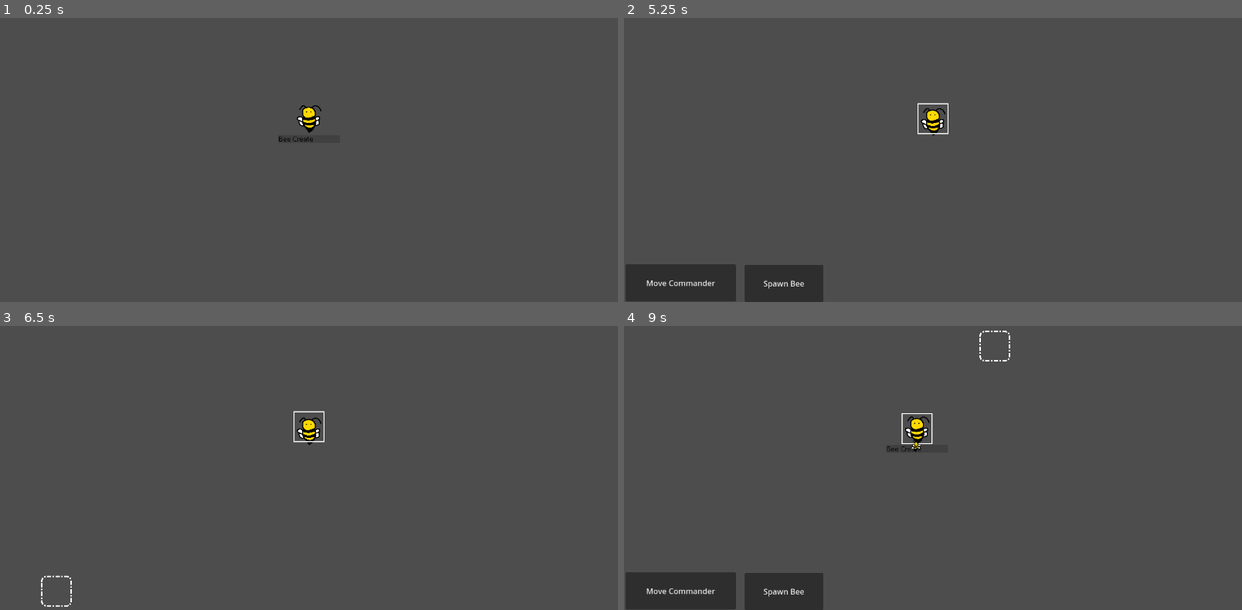
Above: before the commit, frames 1-4 (two rows, left to right).
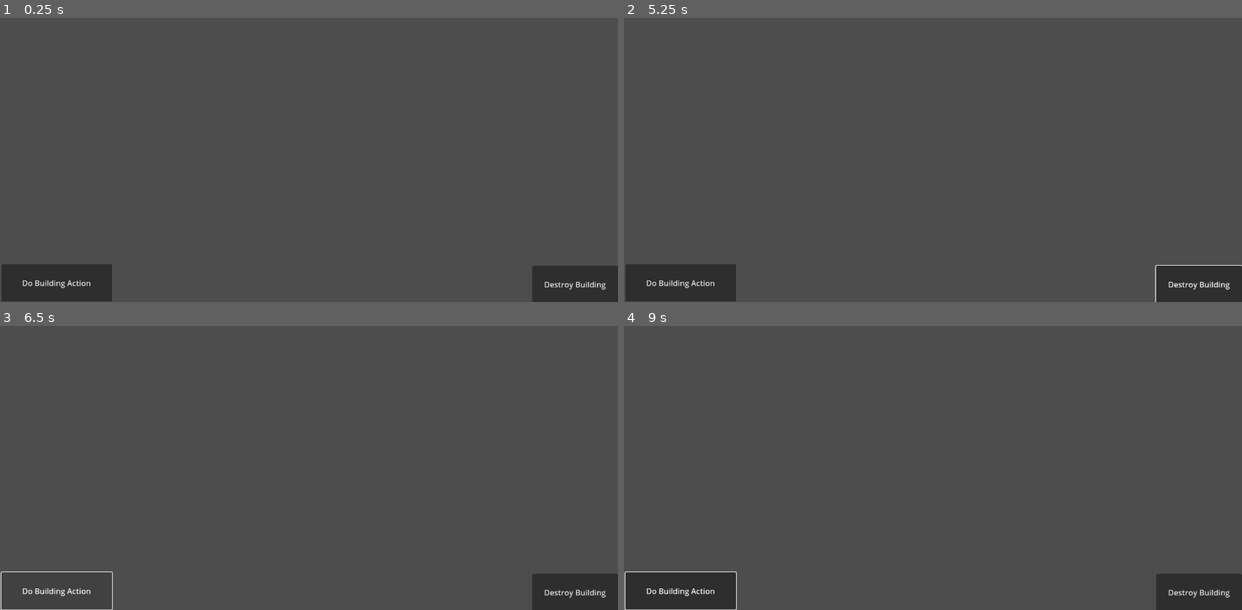
Above: after the commit, the same moments.

Repository: SHyguymoll/EGDxSGDASpring2023
Game: Godot game, scene res://scenes/Main.tscn
The game is run twice, just before and just after one commit, with the same random seed, the same clock (stepped at 60 frames per second) and the same inputs.
Inputs (mouse positions are in pixels of both pictures, inside the frame that each line leads up to):
- Up to frame 1 (0.25 s): no input
- Up to frame 2 (5.25 s): click (679, 282) at 0.5 s, where only the run after the commit has a clickable "Do Building Action"; click (1198, 284) at 1.25 s, where only the run after the commit has a clickable "Destroy Building"; click (679, 282) at 2 s, where only the run after the commit has a clickable "Do Building Action"; click (1198, 284) at 2.75 s, where only the run after the commit has a clickable "Destroy Building"; click (679, 282) at 3.5 s, where only the run after the commit has a clickable "Do Building Action"; click (1198, 284) at 4.25 s, where only the run after the commit has a clickable "Destroy Building"; move the mouse to (933, 117) at 5.02 s; click (933, 117) at 5.17 s
- Up to frame 3 (6.5 s): click (55, 590) at 5.75 s, where only the run before the commit has a clickable "Move Commander"
- Up to frame 4 (9 s): move the mouse to (809, 445) at 6.52 s; click (809, 445) at 6.67 s; click (784, 590) at 7.25 s, where only the run before the commit has a clickable "Spawn Bee"; click (679, 590) at 8 s, where only the run before the commit has a clickable "Move Commander"; move the mouse to (994, 345) at 8.77 s; click (994, 345) at 8.92 s

The runs differ from the first frame. In frame 1, 4.2% of the frame differs, in the area x 0-100%, y 30-100%; in frame 2, 3.9%; in frame 3, 2.4%; in frame 4, 4.1%.
Error after the commit: Parse Error: Function "create_bee()" not found in base self. (res://scripts/GameState/Main.gd:75)

Commit message:
Canceling, Commander knockdown, building, create()

Diff:
--- a/project.godot
+++ b/project.godot
@@ -25,6 +25,14 @@
 version_control/plugin_name="GitPlugin"
 version_control/autoload_on_startup=true
 
+[input]
+
+Cancel={
+"deadzone": 0.5,
+"events": [Object(InputEventKey,"resource_local_to_scene":false,"resource_name":"","device":0,"window_id":0,"alt_pressed":false,"shift_pressed":false,"ctrl_pressed":false,"meta_pressed":false,"pressed":false,"keycode":0,"physical_keycode":4194308,"key_label":0,"unicode":0,"echo":false,"script":null)
+]
+}
+
 [layer_names]
 
 2d_physics/layer_1="world"
--- a/scenes/Main.tscn
+++ b/scenes/Main.tscn
@@ -10,6 +10,7 @@
 follow_viewport_enabled = true
 
 [node name="Bee_Controls" type="Control" parent="GUI"]
+visible = false
 layout_mode = 3
 anchors_preset = 12
 anchor_top = 1.0
@@ -46,13 +47,80 @@
 grow_vertical = 2
 text = "Spawn Bee"
 
+[node name="UseAbility" type="Button" parent="GUI/Bee_Controls"]
+layout_mode = 1
+anchors_preset = -1
+anchor_left = 0.265
+anchor_top = 0.439
+anchor_right = 0.265
+anchor_bottom = 0.439
+offset_left = 91.8
+offset_top = -36.486
+offset_right = 269.8
+offset_bottom = 40.514
+grow_vertical = 2
+text = "Use Ability"
+
+[node name="Hive_Controls" type="Control" parent="GUI"]
+layout_mode = 3
+anchors_preset = 12
+anchor_top = 1.0
+anchor_right = 1.0
+anchor_bottom = 1.0
+offset_top = -74.0
+grow_horizontal = 2
+grow_vertical = 0
+
+[node name="BuildingAction" type="Button" parent="GUI/Hive_Controls"]
+layout_mode = 1
+anchors_preset = -1
+anchor_left = 0.098
+anchor_top = 0.426
+anchor_right = 0.098
+anchor_bottom = 0.426
+offset_left = -122.44
+offset_top = -35.524
+offset_right = 106.56
+offset_bottom = 41.476
+text = "Do Building Action"
+
+[node name="DestroyBuilding" type="Button" parent="GUI/Hive_Controls"]
+layout_mode = 1
+anchors_preset = 6
+anchor_left = 1.0
+anchor_top = 0.5
+anchor_right = 1.0
+anchor_bottom = 0.5
+offset_left = -178.0
+offset_top = -38.5
+offset_bottom = 38.5
+grow_horizontal = 0
+grow_vertical = 2
+text = "Destroy Building"
+
 [node name="Position_Controls" type="Control" parent="GUI"]
+visible = false
 layout_mode = 3
-anchors_preset = 0
-offset_right = 40.0
-offset_bottom = 40.0
+anchors_preset = 12
+anchor_top = 1.0
+anchor_right = 1.0
+anchor_bottom = 1.0
+offset_top = -74.0
+grow_horizontal = 2
+grow_vertical = 0
+
+[node name="Label" type="Label" parent="GUI/Position_Controls"]
+layout_mode = 0
+offset_right = 408.0
+offset_bottom = 59.0
+theme_override_font_sizes/font_size = 30
+text = "Press Backspace to cancel movement."
+horizontal_alignment = 1
 
 [node name="GameplayContainer" type="CanvasLayer" parent="."]
 
 [connection signal="pressed" from="GUI/Bee_Controls/MoveCommander" to="." method="_on_move_commander_pressed"]
 [connection signal="pressed" from="GUI/Bee_Controls/TryToSpawn" to="." method="_on_try_to_spawn_pressed"]
+[connection signal="pressed" from="GUI/Bee_Controls/UseAbility" to="." method="_on_use_ability_pressed"]
+[connection signal="pressed" from="GUI/Hive_Controls/BuildingAction" to="." method="_on_building_action_pressed"]
+[connection signal="pressed" from="GUI/Hive_Controls/DestroyBuilding" to="." method="_on_destroy_building_pressed"]
--- /dev/null
+++ b/scenes/Player/building/Hive.tscn
@@ -0,0 +1,45 @@
+[gd_scene load_steps=7 format=3 uid="uid://cujyawvn7vwcu"]
+
+[ext_resource type="Texture2D" uid="uid://dhtit5eqgk5w7" path="res://art/YourTeam/BeeBuildings/HomeBase.png" id="1_3mg38"]
+[ext_resource type="Script" path="res://scripts/GameState/Player/building_base.gd" id="1_mop8b"]
+[ext_resource type="Texture2D" uid="uid://bxb3xnhtuii66" path="res://art/SelectLight.png" id="3_5y5ex"]
+[ext_resource type="Texture2D" uid="uid://vollrn8221ca" path="res://art/GUI/BeeBars/Solder/Attack_Under.png" id="4_e0k3p"]
+[ext_resource type="Texture2D" uid="uid://ck2nc2oy2oxj5" path="res://art/GUI/BeeBars/Solder/Attack_Progress.png" id="5_e8274"]
+
+[sub_resource type="RectangleShape2D" id="RectangleShape2D_psmdc"]
+size = Vector2(128, 129)
+
+[node name="Base" type="StaticBody2D"]
+script = ExtResource("1_mop8b")
+spawn_time = 1000000000000000
+spawn_timer = 1000000000000000
+building_name = "Hive"
+
+[node name="Sprite2D" type="Sprite2D" parent="."]
+texture = ExtResource("1_3mg38")
+hframes = 3
+
+[node name="SelectLight" type="Sprite2D" parent="."]
+scale = Vector2(2, 2)
+texture = ExtResource("3_5y5ex")
+
+[node name="ActionBar" type="TextureProgressBar" parent="."]
+anchors_preset = 8
+anchor_left = 0.5
+anchor_top = 0.5
+anchor_right = 0.5
+anchor_bottom = 0.5
+offset_left = -32.0
+offset_top = -32.0
+offset_right = 32.0
+offset_bottom = 32.0
+grow_horizontal = 2
+grow_vertical = 2
+value = 41.0
+fill_mode = 4
+texture_under = ExtResource("4_e0k3p")
+texture_progress = ExtResource("5_e8274")
+
+[node name="CollisionShape2D" type="CollisionShape2D" parent="."]
+position = Vector2(0, 0.5)
+shape = SubResource("RectangleShape2D_psmdc")
--- a/scenes/Player/commander/bee_leader_base.gd
+++ b/scenes/Player/commander/bee_leader_base.gd
@@ -5,15 +5,24 @@
 @export var solder : PackedScene
 @export var spawn_time : int
 @export var spawn_timer : int
+@export var ability_time : int
+@export var ability_timer : int
 
 @onready var worldspace = get_tree().get_root().get_node("Stage")
 
-func tickTimers():
-	last_atk = min(last_atk + 1, atk_speed)
-	spawn_timer = min(spawn_timer + 1, spawn_time)
-
 var hovered = false
 var selected = false
+
+func tickTimers():
+	atk_time = min(atk_time + 1, atk_timer)
+	spawn_time = min(spawn_time + 1, spawn_timer)
+	ability_time = min(ability_time + 1, ability_timer)
+
+func handle_death(): #Legends never die
+	pass
+
+func use_ability():
+	pass
 
 func _on_mouse_entered():
 	hovered = true
@@ -21,19 +30,23 @@
 func _on_mouse_exited():
 	hovered = false
 
-func _process(delta):
-	$AttackBar.value = (last_atk/atk_speed) * 100
-	$AttackBar.visible = true if $AttackBar.value < 100 else false
+func _process(_delta):
+	$AttackBar.value = (spawn_time/spawn_timer) * 100
+	$AttackBar.visible = ($AttackBar.value < 100)
 	$SelectLight.visible = hovered or selected
+	@warning_ignore("integer_division")
 	$BeeCreateBar.value = (spawn_timer/spawn_time) * 100
-	$BeeCreateBar.visible = true if $BeeCreateBar.value < 100 else false
+	$BeeCreateBar.visible = ($BeeCreateBar.value < 100)
 
-func _on_input_event(viewport, event, shape_idx):
-	if event is InputEventMouseButton:
+func _on_input_event(_viewport, event, _shape_idx):
+	if event is InputEventMouseButton and hovered:
 		if event.button_index == MOUSE_BUTTON_LEFT and event.pressed:
 			selected = !selected
 			if selected:
+				if worldspace.selected_leader != self and worldspace.selected_leader != null:
+					worldspace.selected_leader.selected = false
 				worldspace.selected_leader = self
 			else:
-				if worldspace.selected_leader == self:
-					worldspace.selected_leader = null
+				if worldspace.selected_leader != self:
+					worldspace.selected_leader.selected = false
+				worldspace.selected_leader = null
--- a/scenes/Player/commander/bee_leader_base.tscn
+++ b/scenes/Player/commander/bee_leader_base.tscn
@@ -1,17 +1,21 @@
-[gd_scene load_steps=20 format=3 uid="uid://0bavrro8i47e"]
+[gd_scene load_steps=24 format=3 uid="uid://0bavrro8i47e"]
 
 [ext_resource type="Script" path="res://scenes/Player/commander/bee_leader_base.gd" id="1_2bq6c"]
 [ext_resource type="PackedScene" uid="uid://c40ca1atp833e" path="res://scenes/Player/solder/bee_normal.tscn" id="2_g27me"]
 [ext_resource type="Texture2D" uid="uid://o64lctrty1yi" path="res://art/YourTeam/BeeCommander/Attack/Attack_0.png" id="3_dkddi"]
 [ext_resource type="Texture2D" uid="uid://ce2ytyr5jd1wb" path="res://art/YourTeam/BeeCommander/Attack/Attack_1.png" id="4_22oqi"]
 [ext_resource type="Texture2D" uid="uid://cyvwxonps6m77" path="res://art/YourTeam/BeeCommander/Attack/Attack_2.png" id="5_1jgsa"]
-[ext_resource type="Texture2D" uid="uid://b8swests30xo6" path="res://art/YourTeam/BeeSoldier/Base/Death/Death_0.png" id="6_0d2q3"]
 [ext_resource type="Texture2D" uid="uid://bgskxcjcvdaho" path="res://art/YourTeam/BeeCommander/Attack/Attack_3.png" id="6_ty7xm"]
-[ext_resource type="Texture2D" uid="uid://bi4nujcnp8lxn" path="res://art/YourTeam/BeeSoldier/Base/Death/Death_1.png" id="7_mjptp"]
-[ext_resource type="Texture2D" uid="uid://dwxeobpjjm3xq" path="res://art/YourTeam/BeeSoldier/Base/Death/Death_2.png" id="8_go1ni"]
+[ext_resource type="Texture2D" uid="uid://tbs3vwg7r1e2" path="res://art/YourTeam/BeeCommander/Down/Down_0.png" id="7_kd303"]
+[ext_resource type="Texture2D" uid="uid://dyw7fnu7l2opw" path="res://art/YourTeam/BeeCommander/Down/Down_1.png" id="8_btv2b"]
 [ext_resource type="Texture2D" uid="uid://dbtb1cl104h6m" path="res://art/YourTeam/BeeCommander/Idle/Idle_0.png" id="9_5op45"]
+[ext_resource type="Texture2D" uid="uid://bqeh1p0pis2n8" path="res://art/YourTeam/BeeCommander/Down/Down_2.png" id="9_f16wt"]
+[ext_resource type="Texture2D" uid="uid://blf3et6pmt720" path="res://art/YourTeam/BeeCommander/Down/Down_3.png" id="10_m2ijw"]
 [ext_resource type="Texture2D" uid="uid://bxb3xnhtuii66" path="res://art/SelectLight.png" id="11_a6jey"]
+[ext_resource type="Texture2D" uid="uid://k5qv20md7tau" path="res://art/YourTeam/BeeCommander/Down/Down_4.png" id="11_ysnth"]
+[ext_resource type="Texture2D" uid="uid://hsrsxwyhtqab" path="res://art/YourTeam/BeeCommander/Down/Down_5.png" id="12_4wvki"]
 [ext_resource type="Script" path="res://scripts/Animate/Bee_Base_Animate.gd" id="12_g00ef"]
+[ext_resource type="Texture2D" uid="uid://c4wd86cwkxwqh" path="res://art/YourTeam/BeeCommander/Down/Down_6.png" id="13_ip26d"]
 [ext_resource type="Texture2D" uid="uid://cbyrg5q6q3xdt" path="res://art/GUI/BeeBars/Commander/SpawnBee/SpawnBee_Under.png" id="13_o8g2g"]
 [ext_resource type="Texture2D" uid="uid://cpcw88qrfws71" path="res://art/GUI/BeeBars/Commander/SpawnBee/SpawnBee_Progress.png" id="14_2uj2u"]
 [ext_resource type="Texture2D" uid="uid://vollrn8221ca" path="res://art/GUI/BeeBars/Solder/Attack_Under.png" id="15_3n1e0"]
@@ -38,15 +42,39 @@
 }, {
 "frames": [{
 "duration": 1.0,
-"texture": ExtResource("6_0d2q3")
+"texture": ExtResource("7_kd303")
 }, {
 "duration": 1.0,
-"texture": ExtResource("7_mjptp")
+"texture": ExtResource("7_kd303")
 }, {
 "duration": 1.0,
-"texture": ExtResource("8_go1ni")
+"texture": ExtResource("7_kd303")
+}, {
+"duration": 1.0,
+"texture": ExtResource("8_btv2b")
+}, {
+"duration": 1.0,
+"texture": ExtResource("8_btv2b")
+}, {
+"duration": 1.0,
+"texture": ExtResource("8_btv2b")
+}, {
+"duration": 1.0,
+"texture": ExtResource("9_f16wt")
+}, {
+"duration": 1.0,
+"texture": ExtResource("10_m2ijw")
+}, {
+"duration": 1.0,
+"texture": ExtResource("11_ysnth")
+}, {
+"duration": 1.0,
+"texture": ExtResource("12_4wvki")
+}, {
+"duration": 1.0,
+"texture": ExtResource("13_ip26d")
 }],
-"loop": true,
+"loop": false,
 "name": &"Death",
 "speed": 15.0
 }, {
@@ -71,17 +99,19 @@
 script = ExtResource("1_2bq6c")
 solder = ExtResource("2_g27me")
 spawn_time = 125
+ability_time = 300
+ability_timer = 200
 health = 15.0
 atk = 3.0
-atk_speed = 70.0
 speed = 0.25
 formation_closeness = 1000.0
 
 [node name="Animate" type="AnimatedSprite2D" parent="."]
 position = Vector2(0, -4)
 sprite_frames = SubResource("SpriteFrames_ggquk")
-animation = &"Death"
-frame_progress = 0.0651478
+animation = &"Attack"
+frame = 3
+frame_progress = 1.0
 script = ExtResource("12_g00ef")
 
 [node name="Hurtbox" type="Area2D" parent="."]
@@ -102,6 +132,7 @@
 offset_top = 34.0
 offset_right = 64.0
 offset_bottom = 50.0
+value = 99.0
 texture_under = ExtResource("13_o8g2g")
 texture_progress = ExtResource("14_2uj2u")
 metadata/_edit_use_anchors_ = true
@@ -118,6 +149,7 @@
 offset_bottom = 32.0
 grow_horizontal = 2
 grow_vertical = 2
+value = 41.0
 fill_mode = 4
 texture_under = ExtResource("15_3n1e0")
 texture_progress = ExtResource("16_wc7hc")
--- a/scenes/Player/solder/bee_normal.tscn
+++ b/scenes/Player/solder/bee_normal.tscn
@@ -77,7 +77,6 @@
 script = ExtResource("1_xdqvc")
 health = 1.0
 atk = 0.35
-atk_speed = 35.0
 speed = 0.5
 leader = NodePath("")
 formation_closeness = 50.0
--- a/scripts/Animate/Bee_Base_Animate.gd
+++ b/scripts/Animate/Bee_Base_Animate.gd
@@ -9,7 +9,7 @@
 func _ready():
 	play()
 
-func _physics_process(delta):
+func _physics_process(_delta):
 	animation = anim_state
 	match anim_state:
 		"Idle":
--- a/scripts/GameState/Main.gd
+++ b/scripts/GameState/Main.gd
@@ -1,56 +1,89 @@
 extends Node2D
 
 var player_bee_lead_base : PackedScene = preload("res://scenes/Player/commander/bee_leader_base.tscn")
+var player_hive : PackedScene = preload("res://scenes/Player/building/Hive.tscn")
 var target_ret = preload("res://scenes/TargetPosition.tscn")
 #@export var player_bee_base : CharacterBody2D
 
 @onready var Bee_Controls = $GUI/Bee_Controls
+@onready var Hive_Controls = $GUI/Hive_Controls
 @onready var Position_Controls = $GUI/Position_Controls
 
 var selected_leader : Bee_Leader
 var current_target : Target
-var modes = ["View", "Movement Marker"]
+var selected_building : Building
+var modes = ["View", "Movement Marker", "Building Place"]
 var mode = "View"
 
 # Called when the node enters the scene tree for the first time.
 func _ready():
 	randomize()
-	create_bee(player_bee_lead_base, true, null)
+	create(player_bee_lead_base, true, null, get_viewport_rect().position + get_viewport_rect().size / 2 - Vector2(40, 0))
+	create(player_bee_lead_base, true, null, get_viewport_rect().position + get_viewport_rect().size / 2 - Vector2(-40, 0))
 
 func random_pos():
 	return Vector2(randf() - 0.5, randf() - 0.5) * 100
 
-func create_bee(soldier : PackedScene, is_lead : bool, leader : Bee_Leader):
-	var new_bee = soldier.instantiate()
-	if !is_lead:
-		new_bee.leader = leader
-		new_bee.position = leader.position + random_pos()
-		new_bee.mode = "follow"
-	else:
-		new_bee.position = get_viewport_rect().position + get_viewport_rect().size / 2
-		new_bee.mode = "hover"
-	$GameplayContainer.add_child(new_bee)
+func create(new_thing : PackedScene, is_lead : bool, leader : Bee_Leader, pos : Vector2):
+	var new_thing_inst = new_thing.instantiate()
+	if new_thing_inst is Bee:
+		new_thing_inst.leader = leader
+		new_thing_inst.position = leader.position + random_pos()
+		new_thing_inst.mode = "follow"
+	elif new_thing_inst is Bee_Leader:
+		new_thing_inst.position = pos
+		new_thing_inst.mode = "hover"
+	elif new_thing_inst is Building:
+		new_thing_inst.position = pos
+		new_thing_inst.level = 0
+	$GameplayContainer.add_child(new_thing_inst)
 
 # Called every frame. 'delta' is the elapsed time since the previous frame.
-func _process(delta):
+func _process(_delta):
 	Bee_Controls.visible = (selected_leader != null) and (mode == "View")
+	Hive_Controls.visible = (selected_building != null) and (mode == "View")
 	Position_Controls.visible = (mode == "Movement Marker")
 	if mode == "Movement Marker":
 		if current_target.used:
 			current_target = null
+			mode = "View"
+		if Input.is_action_pressed("Cancel"):
+			selected_leader.mode = "hover"
+			current_target.queue_free()
+			mode = "View"
+	if mode == "Building Place":
+		if selected_building.used:
+			current_target = null
+			mode = "View"
+		if Input.is_action_pressed("Cancel"):
+			selected_leader.mode = "hover"
+			current_target.queue_free()
 			mode = "View"
 
 func _on_move_commander_pressed():
 	mode = "Movement Marker"
 	current_target = target_ret.instantiate()
 	$GameplayContainer.add_child(current_target)
-	if selected_leader.target:
+	if selected_leader.target != null:
 		selected_leader.target.queue_free()
 	selected_leader.target = current_target
 	selected_leader.mode = "directed"
 
-
 func _on_try_to_spawn_pressed():
 	if selected_leader.spawn_time == selected_leader.spawn_timer:
-		selected_leader.spawn_timer = 0
-		create_bee(selected_leader.solder, false, selected_leader)
+		selected_leader.spawn_time = 0
+		create_bee(selected_leader.solder, false, selected_leader, Vector2.ZERO)
+
+func _on_use_ability_pressed():
+	if selected_leader.ability_time == selected_leader.ability_timer:
+		selected_leader.ability_time = 0
+		selected_leader.use_ability()
+
+func _on_building_action_pressed():
+	if selected_building.ability_time == selected_building.ability_timer:
+		selected_building.ability_time = 0
+		selected_building.use_ability()
+
+func _on_destroy_building_pressed():
+	if selected_building.building_name != "Hive":
+		selected_building.destroy()
--- a/scripts/GameState/Player/bee_base.gd
+++ b/scripts/GameState/Player/bee_base.gd
@@ -4,7 +4,7 @@
 
 @export var health : float
 @export var atk : float
-@export var atk_speed : float
+@export var atk_timer : float
 @export var speed : float
 @export var leader : Bee_Leader
 @export var target : Target
@@ -12,9 +12,10 @@
 @export var team = "Player"
 
 const COMPLETION_RANGE = 10
-@onready var mode = "hover"
-@onready var target_position : Vector2 = Vector2.ZERO
-@onready var last_atk = atk_speed
+@onready var mode : String
+@onready var target_position : Vector2
+@onready var target_position_randomize : Vector2 = random_pos()
+@onready var atk_time = atk_timer
 @onready var death_timer = 10
 
 @onready var modes = ["hover", "follow", "directed", "death"]
@@ -27,7 +28,7 @@
 	return Vector2(randf() - 0.5, randf() - 0.5)*(100 - formation_closeness)
 
 func attack():
-	last_atk = 0
+	atk_time = 0
 	$Animate.anim_state = "Attack"
 	var candidates = $Hurtbox.get_overlapping_bodies()
 	candidates[randi_range(0, len(candidates) - 1)].pain(atk, speed)
@@ -38,14 +39,17 @@
 	if health <= 0:
 		$Animate.anim_state = "Die"
 
-func _process(delta):
-	$AttackBar.value = (last_atk/atk_speed) * 100
+func handle_death():
+	queue_free()
+
+func _process(_delta):
+	$AttackBar.value = (atk_time/atk_timer) * 100
 	$AttackBar.visible = true if $AttackBar.value < 100 else false
 
 func tickTimers():
-	last_atk = min(last_atk + 1, atk_speed)
+	atk_time = min(atk_time + 1, atk_timer)
 
-func _physics_process(delta):
+func _physics_process(_delta):
 	match mode:
 		"hover", "follow", "directed":
 			#yo dog I heard you liked match statements
@@ -53,9 +57,9 @@
 				"hover":
 					target_position = position
 				"follow":
-					target_position = leader.position + random_pos()
+					target_position = leader.position + random_pos() + target_position_randomize
 				"directed":
-					target_position = target.position if target.used else target_position
+					target_position = target.position + target_position_randomize if target.used else target_position
 			if $Hurtbox.has_overlapping_bodies():
 				mode = "attack"
 			position += (target_position - position).normalized() * speed
@@ -65,12 +69,12 @@
 					target = null
 					mode = "hover"
 		"attack":
-			if last_atk == atk_speed:
+			if atk_time == atk_timer:
 				attack()
-			if last_atk > atk_speed / 5 - 1:
+			if atk_time > atk_timer / 5 - 1:
 				mode = "hover"
 		"death":
 			if death_timer == 0:
-				queue_free()
+				handle_death()
 			death_timer -= 1
 	tickTimers()
--- /dev/null
+++ b/scripts/GameState/Player/building_base.gd
@@ -0,0 +1,54 @@
+class_name Building
+
+extends StaticBody2D
+
+@onready var level = 0
+@export var spawn_time : int
+@export var spawn_timer : int
+@export var health : float
+@export var building_name : String
+
+@onready var worldspace = get_tree().get_root().get_node("Stage")
+
+var hovered = false
+var selected = false
+
+func _on_mouse_entered():
+	hovered = true
+
+func _on_mouse_exited():
+	hovered = false
+
+func _process(_delta):
+	@warning_ignore("integer_division")
+	$ActionBar.value = (spawn_time/spawn_timer) * 100
+	$ActionBar.visible = ($ActionBar.value < 100)
+	$SelectLight.visible = hovered or selected
+
+func destroy():
+	pass
+
+func pain(dmg: float, accuracy: float):
+	health -= dmg
+	if health <= 0:
+		destroy()
+
+func use_ability():
+	pass
+
+func level_building(new_val : int):
+	level = new_val
+	$Sprite2D.frame = new_val
+
+func _on_input_event(_viewport, event, _shape_idx):
+	if event is InputEventMouseButton and hovered:
+		if event.button_index == MOUSE_BUTTON_LEFT and event.pressed:
+			selected = !selected
+			if selected:
+				if worldspace.selected_building != self and worldspace.selected_building != null:
+					worldspace.selected_building.selected = false
+				worldspace.selected_building = self
+			else:
+				if worldspace.selected_building != self:
+					worldspace.selected_building.selected = false
+				worldspace.selected_building = null
--- a/scripts/GameState/TargetPosition.gd
+++ b/scripts/GameState/TargetPosition.gd
@@ -6,7 +6,7 @@
 @onready var used = false
 @onready var movement_completed = false
 
-func _process(delta):
+func _process(_delta):
 	if !used:
 		position = get_global_mouse_position()
 	if used and movement_completed:
Binary file added: art/YourTeam/BeeBuildings/HomeBase.png
Not shown, added: art/YourTeam/BeeBuildings/HomeBase.png.import
Binary file added: art/YourTeam/BeeCommander/Down/Down_0.png
Not shown, added: art/YourTeam/BeeCommander/Down/Down_0.png.import
Binary file added: art/YourTeam/BeeCommander/Down/Down_1.png
Not shown, added: art/YourTeam/BeeCommander/Down/Down_1.png.import
Binary file added: art/YourTeam/BeeCommander/Down/Down_2.png
Not shown, added: art/YourTeam/BeeCommander/Down/Down_2.png.import
Binary file added: art/YourTeam/BeeCommander/Down/Down_3.png
Not shown, added: art/YourTeam/BeeCommander/Down/Down_3.png.import
Binary file added: art/YourTeam/BeeCommander/Down/Down_4.png
Not shown, added: art/YourTeam/BeeCommander/Down/Down_4.png.import
(and 4 more such lines)
